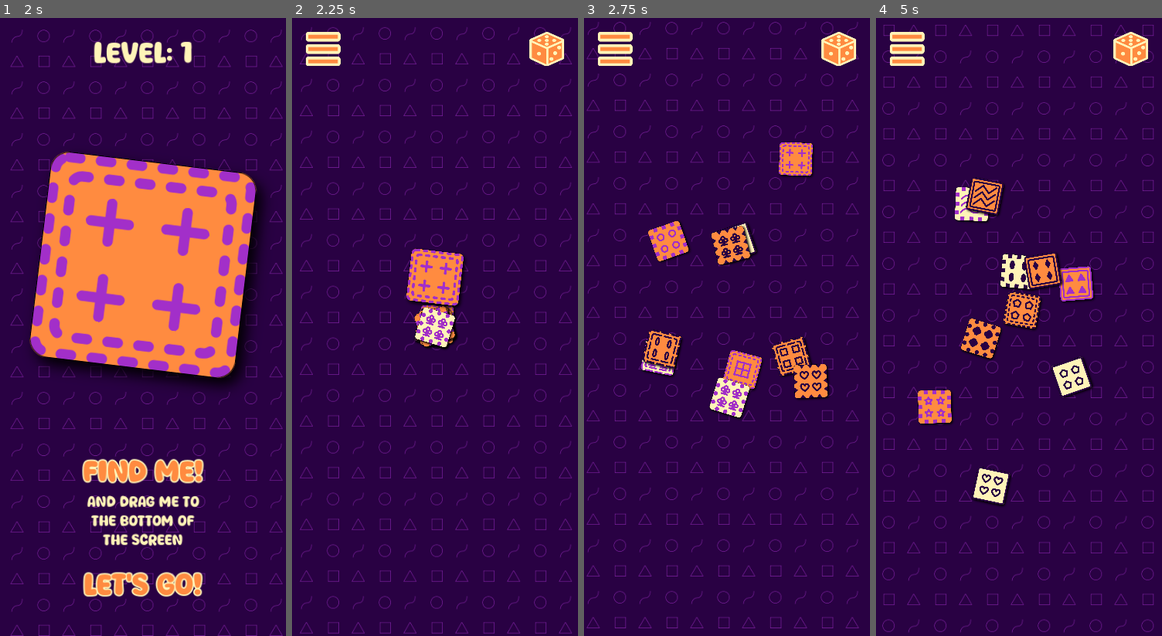
Above: before the commit, frames 1-4 (left to right).
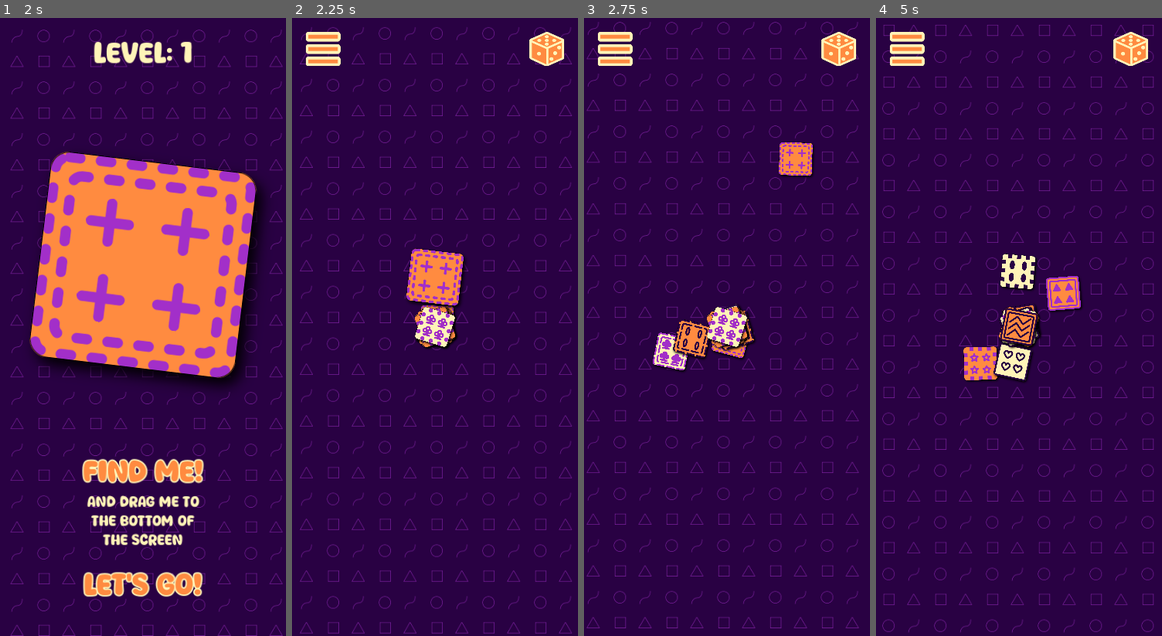
Above: after the commit, the same moments.

Repository: magopian/rummager
Game: Godot game, scene res://start_menu.tscn
The game is run twice, just before and just after one commit, with the same random seed, the same clock (stepped at 60 frames per second) and the same inputs. Sound files missing from this copy of the repository are replaced by a short silence.
Inputs (mouse positions are in pixels of both pictures, inside the frame that each line leads up to):
- Up to frame 1 (2 s): click "START" at 0.5 s; click (143, 327) at 1.27 s
- Up to frame 2 (2.25 s): click "Let's go!" at 2 s
- Up to frame 3 (2.75 s): no input
- Up to frame 4 (5 s): click (1130, 48) at 2.75 s; click "Let's go!" at 3.5 s; click (1019, 327) at 4.27 s

Frame 1 is identical in both runs. In frame 2, 0.2% of the frame differs, in the area x 42-58%, y 46-54%; in frame 3, 5.7%; in frame 4, 5.9%, in the area x 14-77%, y 25-79%.

Commit message:
Change the shuffling speed to the total shuffle takes roughly 2seconds

Diff:
--- a/game.gd
+++ b/game.gd
@@ -42,7 +42,6 @@
 	shuffle_button.pressed.connect(shuffle)
 	pick_me_canvas_layer.button_pressed.connect(_on_lets_go_button_pressed)
 	lets_go_button.button_pressed.connect(_on_lets_go_button_pressed)
-	var time_before = Time.get_ticks_msec()
 	var all_permutations: Array[Dictionary] = get_all_permutations()
 	all_permutations.shuffle()
 	var level_num_cards: int = Global.level * num_cards
@@ -126,10 +125,12 @@
 
 func shuffle_cards() -> void:
 	var x: int = 0
+	var total_num_cards: float = cards.get_child_count()
+	var speed: float = 1 / total_num_cards
 	for card in cards.get_children():
 		var tween: Tween = create_tween().set_ease(Tween.EASE_IN_OUT).set_trans(Tween.TRANS_CUBIC)
 		var random_position: Vector2 = get_random_position()
-		tween.tween_interval(x * 0.01)
+		tween.tween_interval(x * speed)
 		tween.tween_property(card, "position", random_position, 1)
 		x += 1
 
